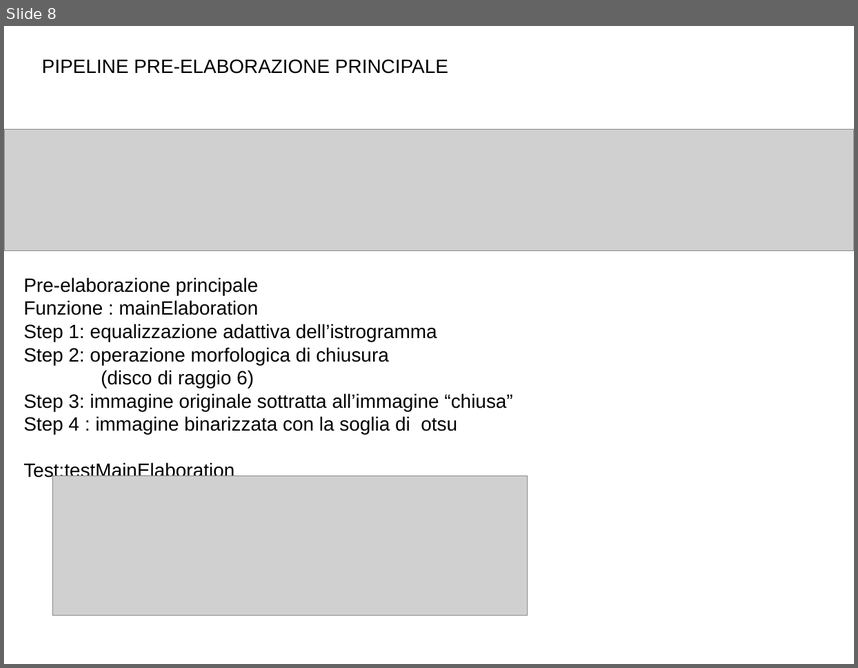
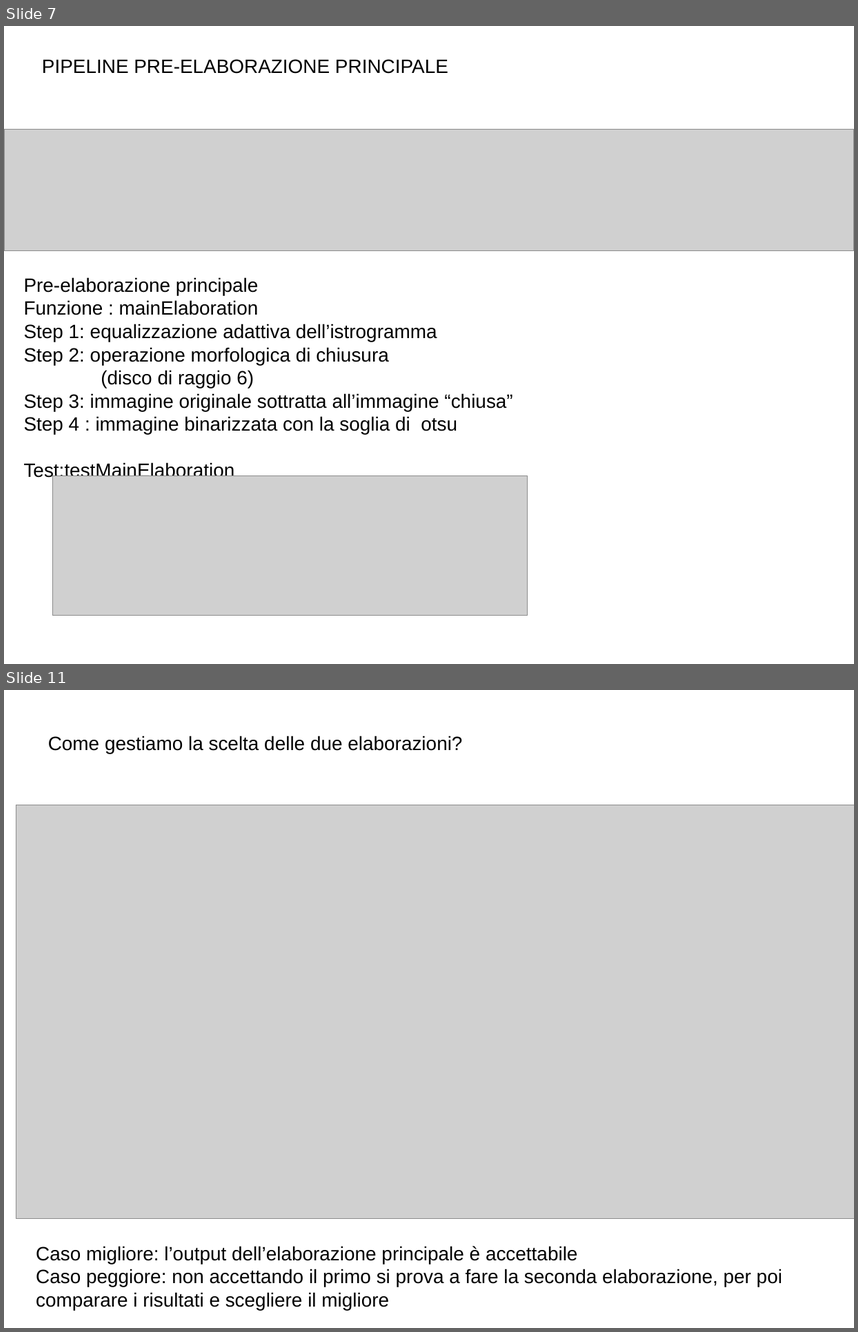
Before and after one commit to pietroparini2/chessProject, a slide deck: relazioneProgettoEI/presentazione.odp. Shown one above the other, each under a label of ours: slide 8 before the commit, slides 7 and 11 after it; the slides between them are not shown. The pictures are 858x668 and 858x1332 pixels, drawn with LibreOffice and Linux fonts; fonts in the diff are those of the drawing; grey boxes stand for pictures. Boxes give left, top, right and bottom in pixels: in the first picture for what was removed or moved away, otherwise in the second. Text is boxed around its words. In the diff, an @@ line names an element or a change of style, - is before the commit and + after.

```diff
--- a/relazioneProgettoEI/presentazione.odp
+++ b/relazioneProgettoEI/presentazione.odp
@@ slide 11 added at [4, 690, 854, 1328], background #FFFFFF @@
@@ text added at [48, 736, 462, 754], 18 pt, text #000000 @@
+Come gestiamo la scelta delle due elaborazioni?
@@ picture added at [16, 805, 854, 1219] @@
@@ text added at [36, 1245, 782, 1310], 18 pt, text #000000 @@
+Caso migliore: l’output dell’elaborazione principale è accettabile
+Caso peggiore: non accettando il primo si prova a fare la seconda elaborazione, per poi comparare i risultati e scegliere il migliore
@@ what was slide 8 is now slide 7 @@
```
Also in this commit, not shown: 1 slide changed, 4 other slides added, 1 slide removed, 4 other files.
